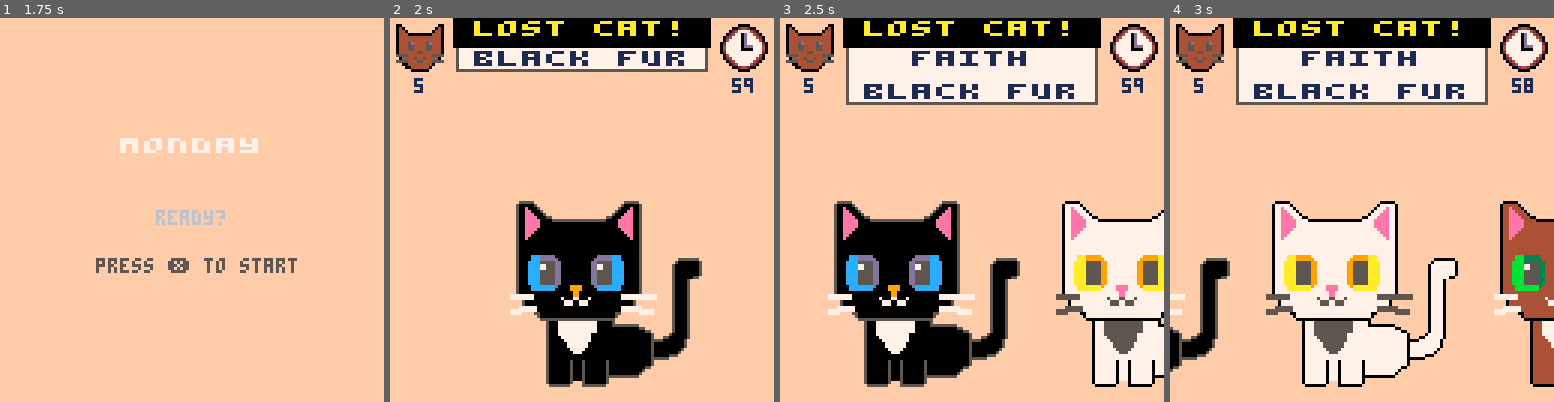
Above: before the commit, frames 1-4 (left to right).
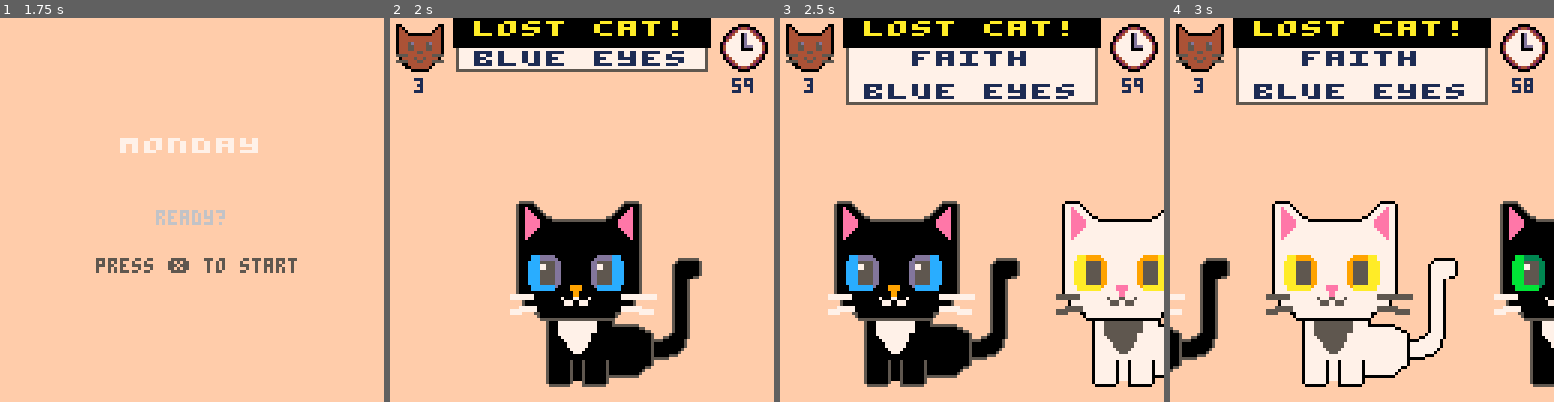
Above: after the commit, the same moments.

Repository: pcal43/pico8-papurrs-please
Game: PICO-8 cartridge pico8-home/carts/lost-cats.p8
Same seed, same stepped clock (60 frames per second), same inputs: the game is played once before the commit and once after it.
Inputs:
- Up to frame 1 (1.75 s): tap X (X key) at 0.33, 1.07 s; tap O (Z key) at 0.7, 1.7 s; hold Right from 1.6 s (still down)
- Up to frame 2 (2 s): keep holding Right; tap X (X key) at 1.85 s
- Up to frame 3 (2.5 s): release Right at 2.1 s; tap O (Z key) at 2.1 s; hold Right from 2.47 s (still down)
- Up to frame 4 (3 s): keep holding Right; tap O (Z key) at 2.5, 2.9 s; tap X (X key) at 2.97 s

Frame 1 is identical in both runs. In frame 2, 0.6% of the frame differs, in the area x 6-77%, y 8-18%; in frame 3, 0.6%; in frame 4, 4.2%, in the area x 6-100%, y 16-97%.

Commit message:
checkpoint

Diff:
--- a/pico8-home/carts/src/GameScreen.lua
+++ b/pico8-home/carts/src/GameScreen.lua
@@ -19,7 +19,7 @@
     self.secondsRemaining = 60.0
     self._last_time = time()
 
-    self.posters, self.catList = generatePostersAndCats(10, 1, 1)
+    self.posters, self.catList = generatePostersAndCats(10, 1, 1, {FUR_COLOR, EYE_COLOR})
     self.catListSize = 10
 
     function self.draw()
@@ -251,9 +251,10 @@
 -- If the 1:1 matching constraint cannot be maintained, and error should be printed
 -- and the 'count' reduced to the point where the constraints can be satisfied.
 
-function generatePostersAndCats(count, minTraits, maxTraits)
+function generatePostersAndCats(count, minTraits, maxTraits, posterTraitKeys)
     minTraits = requireNonNil(minTraits)
     maxTraits = requireNonNil(maxTraits)
+    posterTraitKeys = requireNonNil(posterTraitKeys)
 
     local posters = {}
     local cats = {}
@@ -296,7 +297,19 @@
         if not usedCatCombos[catComboKey] then
             -- Now try to create a unique poster for this cat
             local numTraits = minTraits + flr(rnd(maxTraits - minTraits + 1))
-            local traitKeys = pickUniqueIntegers(numTraits, 1, TRAIT_TYPE_COUNT)
+            -- Pick numTraits random keys from posterTraitKeys
+            local availableKeys = {}
+            for i = 1, #posterTraitKeys do
+                add(availableKeys, posterTraitKeys[i])
+            end
+            local traitKeys = {}
+            for i = 1, numTraits do
+                if #availableKeys > 0 then
+                    local idx = flr(rnd(#availableKeys)) + 1
+                    add(traitKeys, availableKeys[idx])
+                    del(availableKeys, availableKeys[idx])
+                end
+            end
 
             -- build poster traits by copying from cat
             local posterTraits = {}
